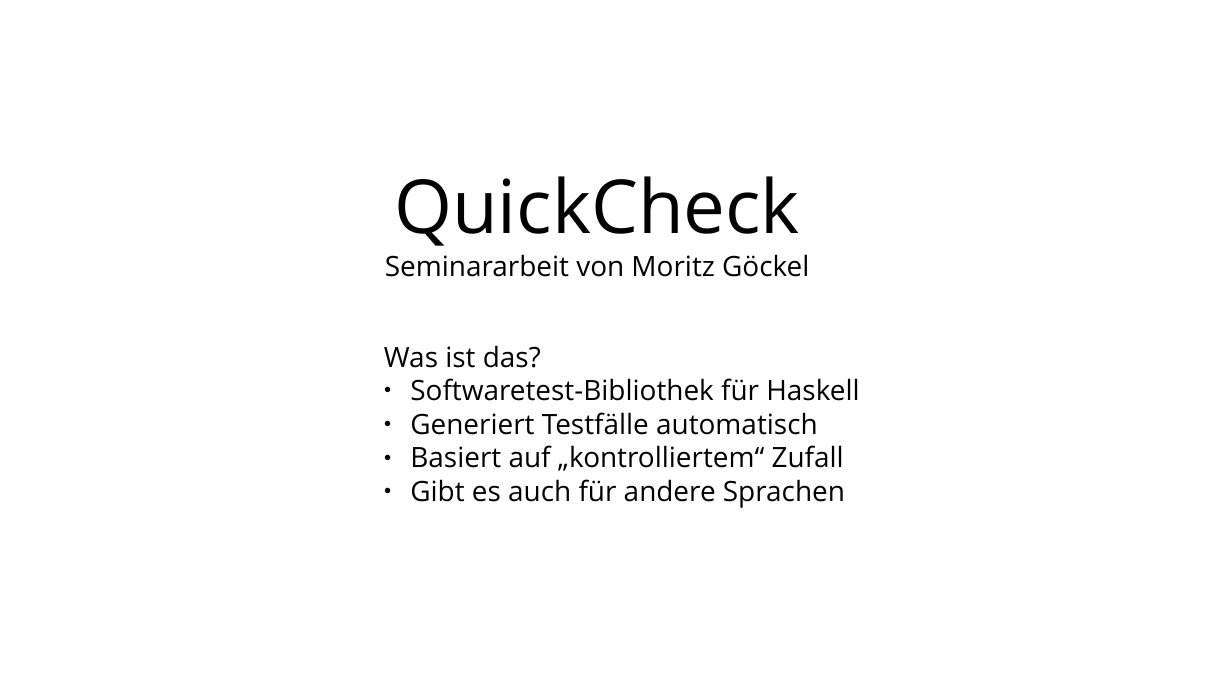
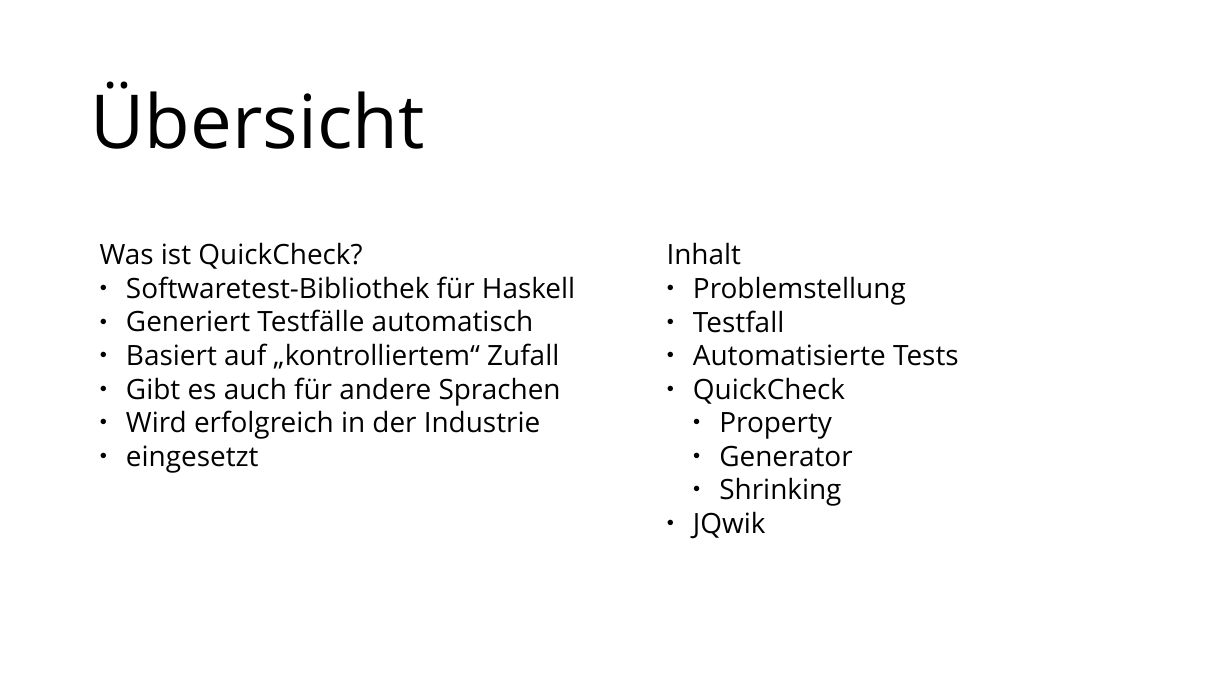
Before and after one commit to MoritzGoeckel/QuickCheck_Experiments, a slide deck: slide 2 of Praesentation.odp (slide 1 before the commit). Drawn at 1232x693 pixels with LibreOffice and Linux fonts; fonts in the diff are those of the drawing. Boxes give left, top, right and bottom in pixels: in the first picture for what was removed or moved away, otherwise in the second. Text is boxed around its words. In the diff, an @@ line names an element or a change of style, - is before the commit and + after.

```diff
--- a/Praesentation.odp
+++ b/Praesentation.odp
@@ text added at [91,81,425,149], 48 pt, text #000000 @@
+Übersicht
@@ text removed at [385,176,809,277] @@
-QuickCheck
-Seminararbeit von Moritz Göckel
@@ text "Was ist QuickCheck?": place and size @@
-text "Was ist QuickCheck?" at [384,345,859,508]
+text "Was ist QuickCheck?" at [100,242,575,473]
@@ text at [100,242,362,269]: text changed @@
-Was ist das?
+Was ist QuickCheck?
@@ text added at [667,242,959,539], 18 pt, text #000000 @@
+Inhalt
+● Problemstellung
+● Testfall
+● Automatisierte Tests
+● QuickCheck
+  ● Property
+  ● Generator
+  ● Shrinking
+● JQwik
@@ text at [126,410,540,473]: paragraphs added @@
+● Wird erfolgreich in der Industrie
+● eingesetzt
```
Also in this commit, not shown: 2 other slides changed, 1 slide added, 1 other file.
